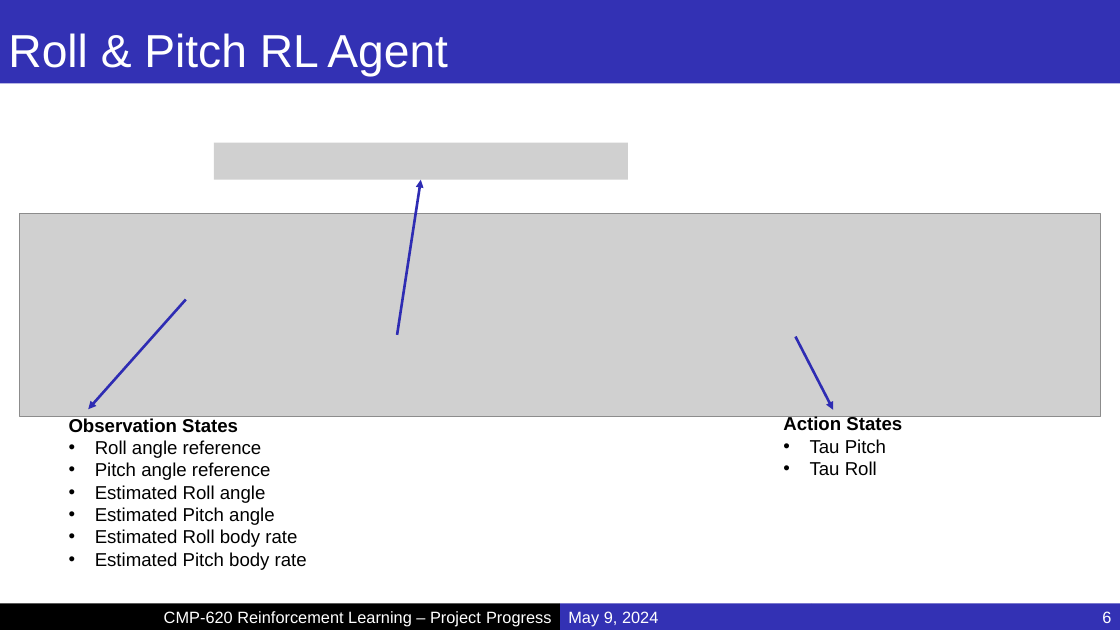
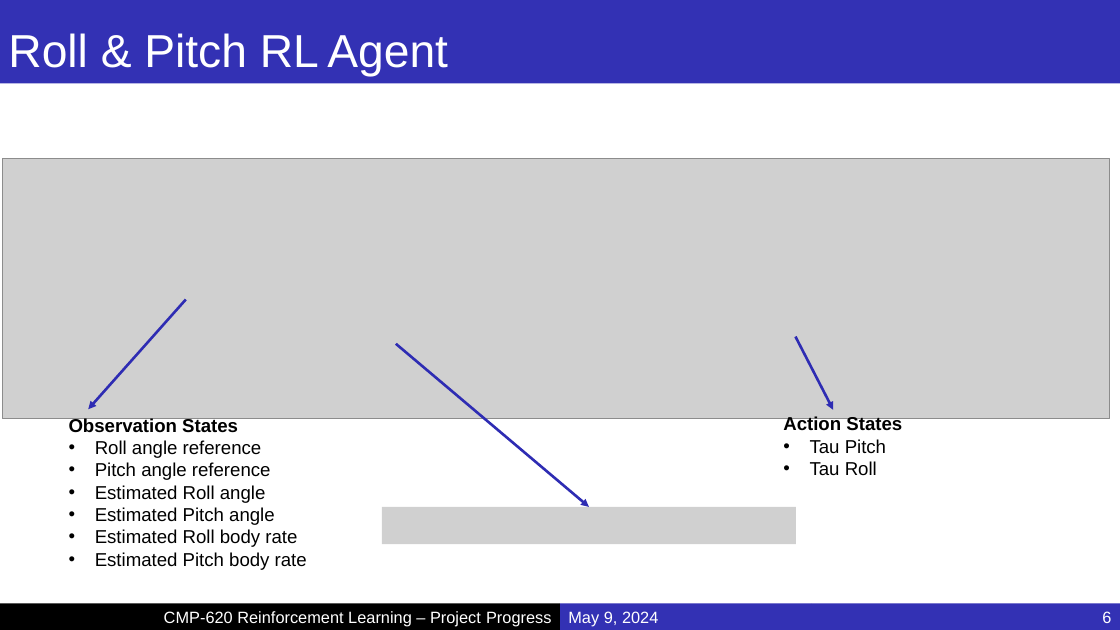
Before and after one commit to MucahidRidvanKaplan/ParrotQuadcopterRL, a slide deck: slide 6 of Progress.pptx. Drawn at 1120x630 pixels with LibreOffice and Linux fonts; fonts in the diff are those of the drawing; grey boxes stand for pictures; background and template pictures are left out. Boxes give left, top, right and bottom in pixels: in the first picture for what was removed or moved away, otherwise in the second. Text is boxed around its words. In the diff, an @@ line names an element or a change of style, - is before the commit and + after.

```diff
--- a/Progress.pptx
+++ b/Progress.pptx
@@ picture removed at (214,143,628,180) @@
@@ picture: place and size @@
-picture at (20,213,1101,417)
+picture at (3,158,1111,418)
@@ arrow moved from (397, 335) - (421, 180) to (396, 344) - (589, 507) @@
@@ picture added at (382,507,797,544) @@
```
Also in this commit, not shown: 4 other slides changed, 3 slides added.
